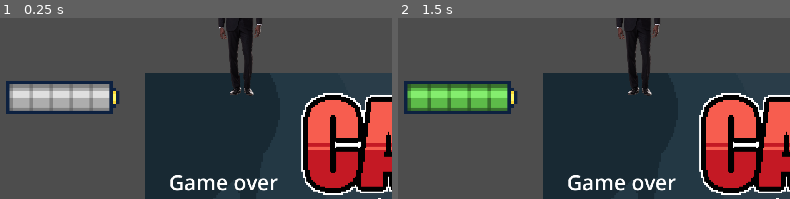
Above: before the commit, frames 1-2 (left to right).
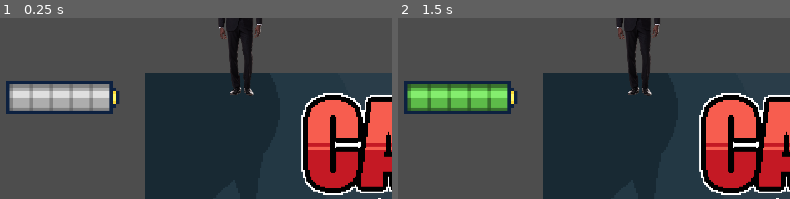
Above: after the commit, the same moments.

Repository: Fredeblok0912/Card_game
Game: Godot game, scene res://main_scene.tscn
Two runs of this game, one before a commit and one after it. Both use one fixed random seed, a clock stepped at 60 frames per second and the inputs below. This scene is started directly instead of the project's main scene.
Inputs (mouse positions are % of the whole screen's width and height, from its top left):
- Up to frame 1 (0.25 s): no input
- Up to frame 2 (1.5 s): click "End Turn" at 0.5 s; tap Enter at 1.25 s; move the mouse to (25, 5) at 1.27 s; hold Up (ui_up) from 1.28 s (still down); click (25, 5) at 1.42 s
The pictures show only the part of the screen within x 0-50%, y 23-73%; the shares and areas given below are measured in that part.

The runs differ from the first frame. In frame 1, 1.0% of the frame differs, in the area x 43-71%, y 86-96%; in frame 2, 1.0%.
Error in both runs: Invalid access to property or key '<null>' on a base object of type 'Array'. (res://enemy_shield_gain_text.gd:4)

Commit message:
Move label

Diff:
--- a/game.tscn
+++ b/game.tscn
@@ -18,14 +18,14 @@
 [ext_resource type="Texture2D" uid="uid://cuw4r2qipmmvx" path="res://Art/Backgrounds/image.png" id="10_iotsf"]
 [ext_resource type="Script" uid="uid://cym5fayah25hk" path="res://Energy Display.gd" id="10_lc2xo"]
 [ext_resource type="FontFile" uid="uid://o03ne25nrn3b" path="res://Pixel Font - 3x4.ttf" id="11_5b14r"]
-[ext_resource type="Script" uid="uid://klgxa0yoepgt" path="res://Player Sprite.gd" id="11_7knny"]
+[ext_resource type="Script" path="res://Player Sprite.gd" id="11_7knny"]
 [ext_resource type="Texture2D" uid="uid://cm0lxsnak1foi" path="res://Art/Character sprites/sprite_slime_4.png" id="11_x5p1p"]
 [ext_resource type="Texture2D" uid="uid://ddkxwt4s50xj4" path="res://Art/Character sprites/sprite_slime_5.png" id="12_qhcbd"]
 [ext_resource type="Texture2D" uid="uid://pi0csmqovqxk" path="res://sprite_zombie_0.png" id="19_e36ub"]
 [ext_resource type="Texture2D" uid="uid://c86bc1ote7wq4" path="res://sprite_zombie_1.png" id="20_hb5m1"]
 [ext_resource type="Script" uid="uid://vp51ded4iwdj" path="res://enemy_sprites.gd" id="21_hb5m1"]
 [ext_resource type="Script" uid="uid://cr38awxe7fkwr" path="res://Enemy_health_text.gd" id="22_qhcbd"]
-[ext_resource type="Script" uid="uid://crxyguefblvk5" path="res://enemy_shield_text.gd" id="23_f1jbl"]
+[ext_resource type="Script" uid="uid://crxyguefblvk5" path="res://Enemy_shield_text.gd" id="23_f1jbl"]
 [ext_resource type="Texture2D" uid="uid://spslokn46eks" path="res://Art/Symbols/Health symbol.png" id="25_dhpj7"]
 [ext_resource type="Script" uid="uid://b1mmwmr6x1suf" path="res://enemy_shield_gain_text.gd" id="25_xa8c5"]
 [ext_resource type="Script" uid="uid://bfu00exqvq57v" path="res://enemy_attack_text.gd" id="26_5b14r"]
--- a/game_over.tscn
+++ b/game_over.tscn
@@ -6,10 +6,10 @@
 [node name="gameOver" type="Node2D"]
 
 [node name="Label" type="Label" parent="."]
-offset_left = 58.0
-offset_top = 35.0
-offset_right = 321.0
-offset_bottom = 104.0
+offset_left = 1604.0
+offset_top = -1728.0
+offset_right = 1867.0
+offset_bottom = -1659.0
 text = "Game over"
 label_settings = SubResource("LabelSettings_xapjj")
 
